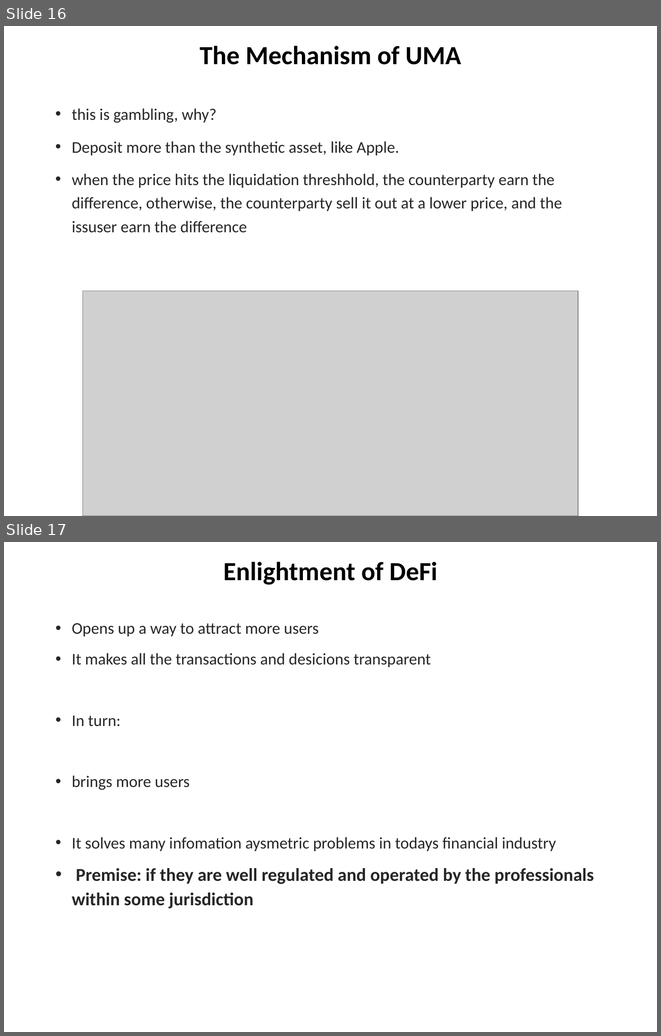
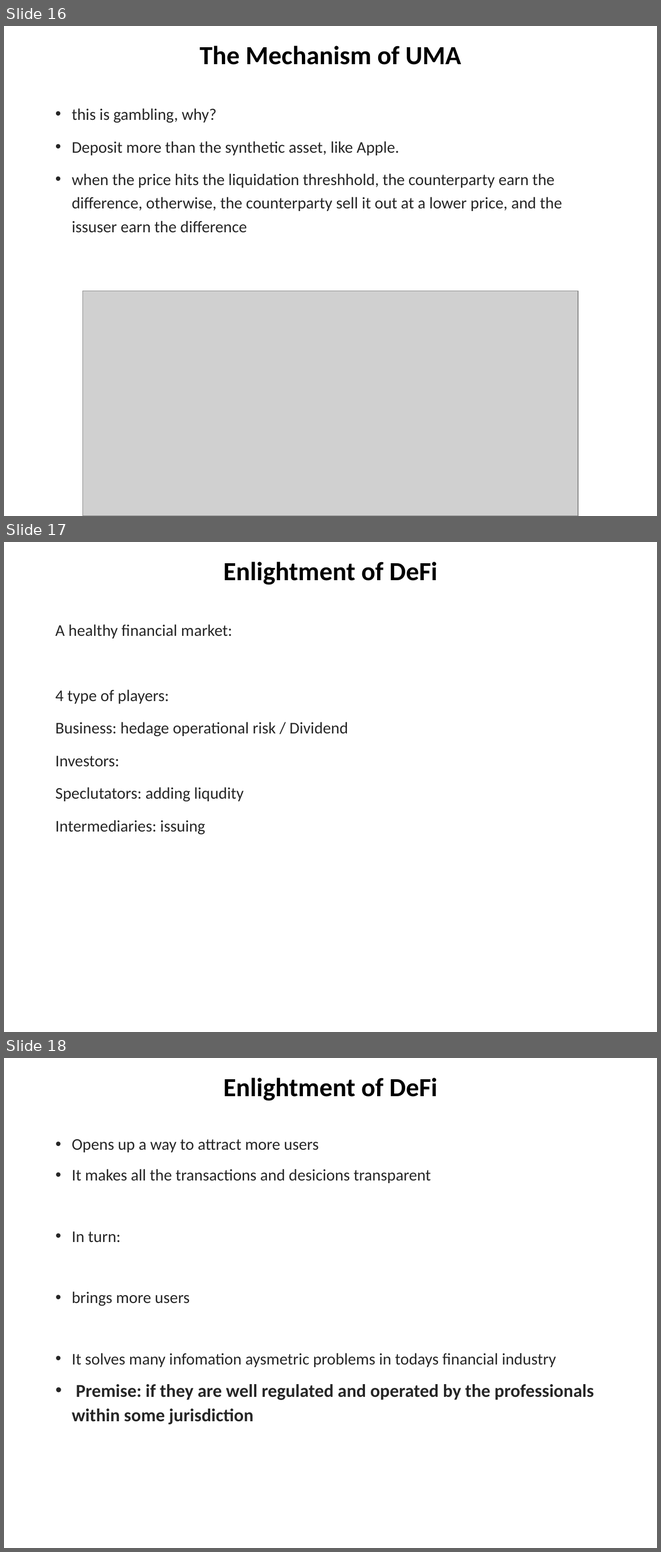
Before and after one commit to chuacw/SGUS-Slides, a slide deck: BCI - Day1 - Intro 1 Blockchain Technology Trends.pptx. Shown one above the other, each under a label of ours: slides 16 and 17 before the commit, slides 16, 17 and 18 after it. The pictures are 661x1036 and 661x1552 pixels, drawn with LibreOffice and Linux fonts; fonts in the diff are those of the drawing; grey boxes stand for pictures. Boxes give left, top, right and bottom in pixels: in the first picture for what was removed or moved away, otherwise in the second. Text is boxed around its words. In the diff, an @@ line names an element or a change of style, - is before the commit and + after.

```diff
--- a/BCI - Day1 - Intro 1 Blockchain Technology Trends.pptx
+++ b/BCI - Day1 - Intro 1 Blockchain Technology Trends.pptx
@@ slide 17 added at [4, 542, 657, 1032], background #FFFFFF @@
@@ title added at [223, 562, 437, 585], 28.8 pt, text #000000, bold @@
+Enlightment of DeFi
@@ text added at [55, 624, 348, 835], 18 pt, text #262626 @@
+A healthy financial market:
+4 type of players:
+Business: hedage operational risk / Dividend
+Investors:
+Speclutators: adding liqudity
+Intermediaries: issuing
@@ what was slide 17 is now slide 18 @@
```
Also in this commit, not shown: 1 slide changed, 2 other files.
